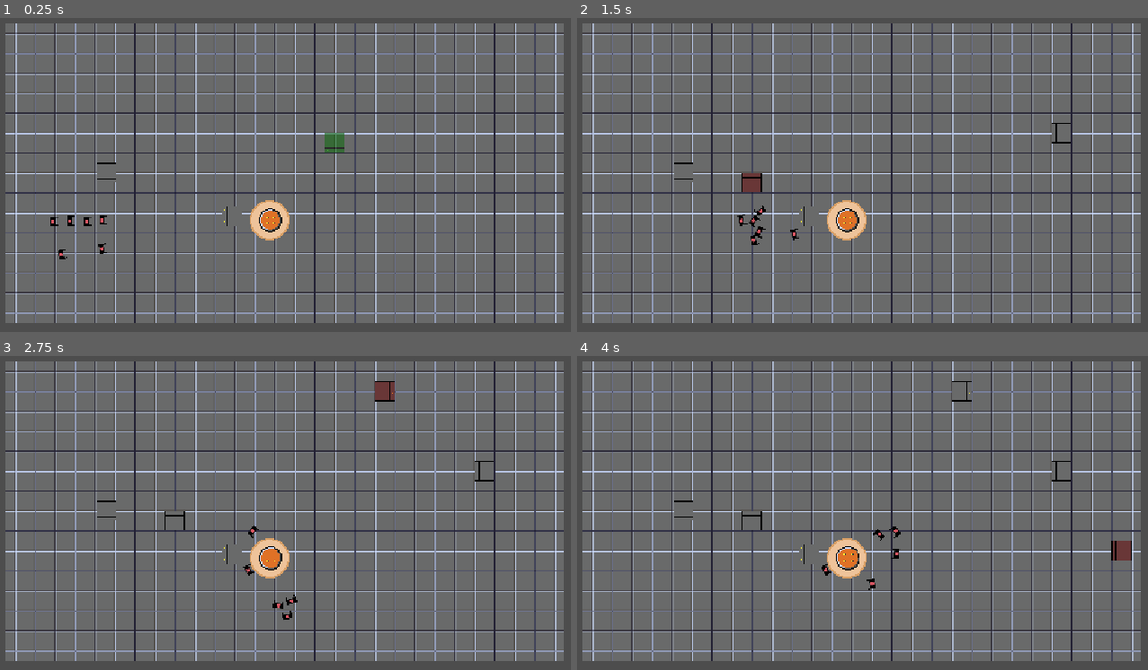
Above: before the commit, frames 1-4 (two rows, left to right).
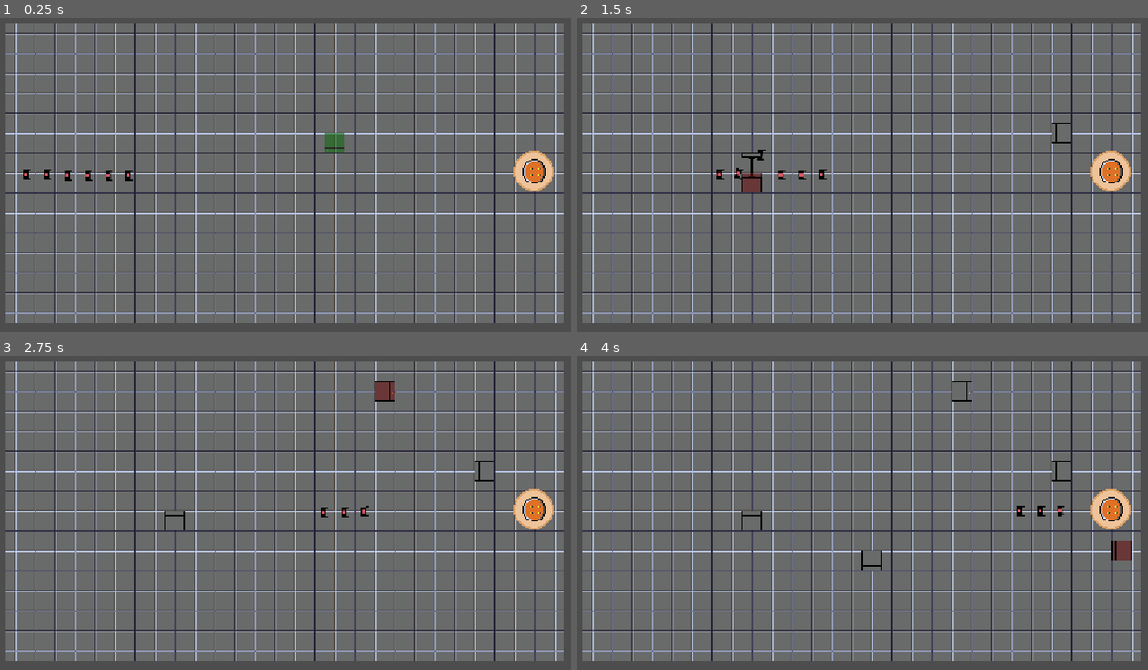
Above: after the commit, the same moments.

Repository: anothanj/impulse-42
Game: Godot game, scene res://scenes/game.tscn
The game is run twice, just before and just after one commit, with the same random seed, the same clock (stepped at 60 frames per second) and the same inputs.
Inputs (mouse positions are in pixels of both pictures, inside the frame that each line leads up to):
- Up to frame 1 (0.25 s): no input
- Up to frame 2 (1.5 s): move the mouse to (1062, 124) at 0.52 s; hold R (rotate_tower) 0.53-1.28 s; click (1062, 124) at 0.67 s; move the mouse to (759, 165) at 1.27 s; tap R (rotate_tower) at 1.35 s; click (759, 165) at 1.42 s
- Up to frame 3 (2.75 s): move the mouse to (393, 393) at 2.02 s; hold R (rotate_tower) from 2.03 s (still down); click (393, 393) at 2.17 s
- Up to frame 4 (4 s): move the mouse to (868, 563) at 2.77 s; release R (rotate_tower) at 2.78 s; tap R (rotate_tower) at 2.85 s; click (868, 563) at 2.92 s; move the mouse to (1119, 544) at 3.52 s; hold R (rotate_tower) from 3.53 s (still down); click (1119, 544) at 3.67 s

The runs differ from the first frame. In frame 1, 1.9% of the frame differs, in the area x 4-98%, y 42-77%; in frame 2, 1.9%, in the area x 17-98%, y 42-73%; in frame 3, 1.7%; in frame 4, 1.8%.

Commit message:
feat: add game over text

Diff:
--- a/scenes/game.tscn
+++ b/scenes/game.tscn
@@ -31,7 +31,7 @@
 "duration": 1.0,
 "texture": SubResource("AtlasTexture_ghost")
 }],
-"loop": true,
+"loop": 1,
 "name": &"default",
 "speed": 5.0
 }]
@@ -44,43 +44,41 @@
 rendering_quadrant_size = 32
 
 [node name="Kernel" parent="." unique_id=679810165 instance=ExtResource("1_uwrxv")]
-position = Vector2(488, 444)
+position = Vector2(911, 366)
 
 [node name="Enemies" type="Node2D" parent="." unique_id=1406160509]
 
 [node name="Pusher5" parent="Enemies" unique_id=1116873662 instance=ExtResource("2_yqjtg")]
-position = Vector2(209, 491)
+position = Vector2(219, 373)
 
 [node name="Pusher6" parent="Enemies" unique_id=31930704 instance=ExtResource("2_yqjtg")]
-position = Vector2(144, 500)
+position = Vector2(251, 372)
 
 [node name="Pusher" parent="Enemies" unique_id=923092446 instance=ExtResource("2_yqjtg")]
-position = Vector2(158, 445)
+position = Vector2(153, 372)
 
 [node name="Pusher2" parent="Enemies" unique_id=2106086036 instance=ExtResource("2_yqjtg")]
-position = Vector2(209, 444)
+position = Vector2(120, 371)
 
 [node name="Pusher3" parent="Enemies" unique_id=422475725 instance=ExtResource("2_yqjtg")]
-position = Vector2(185, 446)
+position = Vector2(87, 371)
 
 [node name="Pusher4" parent="Enemies" unique_id=1291788624 instance=ExtResource("2_yqjtg")]
-position = Vector2(131, 446)
+position = Vector2(186, 373)
 
 [node name="Defenders" type="Node2D" parent="." unique_id=1670609904]
 
-[node name="Piston" parent="Defenders" unique_id=872141968 instance=ExtResource("3_lnu2h")]
-position = Vector2(227, 384)
-
-[node name="Piston2" parent="Defenders" unique_id=1020889759 instance=ExtResource("3_lnu2h")]
-position = Vector2(412, 438)
-rotation = 1.5707964
-
-[node name="Boundaries" type="Area2D" parent="." unique_id=378089794]
+[node name="Boundaries" type="Area2D" parent="." unique_id=378089794 node_paths=PackedStringArray("enemies", "kernel", "game", "game_over")]
 script = ExtResource("4_lbhrr")
+enemies = NodePath("../Enemies")
+kernel = NodePath("../Kernel")
+game = NodePath("..")
+game_over = NodePath("../Game Over")
 
 [node name="CollisionShape2D" type="CollisionShape2D" parent="Boundaries" unique_id=1420232570]
-position = Vector2(509, 369)
+position = Vector2(512, 368)
 shape = SubResource("RectangleShape2D_vyxsm")
+metadata/_edit_lock_ = true
 
 [node name="PlacementManager" type="Node2D" parent="." unique_id=399912150 node_paths=PackedStringArray("tilemap", "defenders_container", "kernel")]
 script = ExtResource("6_p57ef")
@@ -95,4 +93,12 @@
 texture_filter = 1
 sprite_frames = SubResource("SpriteFrames_ghost")
 
+[node name="Game Over" type="Label" parent="." unique_id=2130817448]
+visible = false
+offset_left = 455.0
+offset_top = 193.0
+offset_right = 534.0
+offset_bottom = 216.0
+text = "You Loose"
+
 [connection signal="body_exited" from="Boundaries" to="Boundaries" method="_on_body_exited"]
--- a/scripts/boundaries.gd
+++ b/scripts/boundaries.gd
@@ -1,4 +1,11 @@
 extends Area2D
+
+@export var enemies: Node2D
+@export var kernel: RigidBody2D
+@export var game: Node2D
+@export var game_over: Label
 
 func _on_body_exited(body: Node2D) -> void:
 	body.queue_free()
+	if body == kernel:
+		game_over.show()
